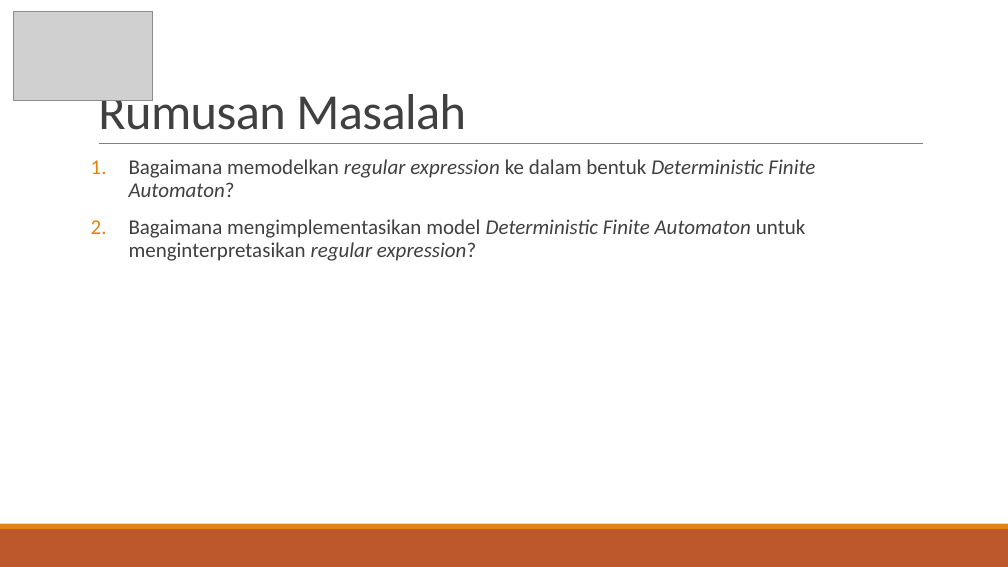
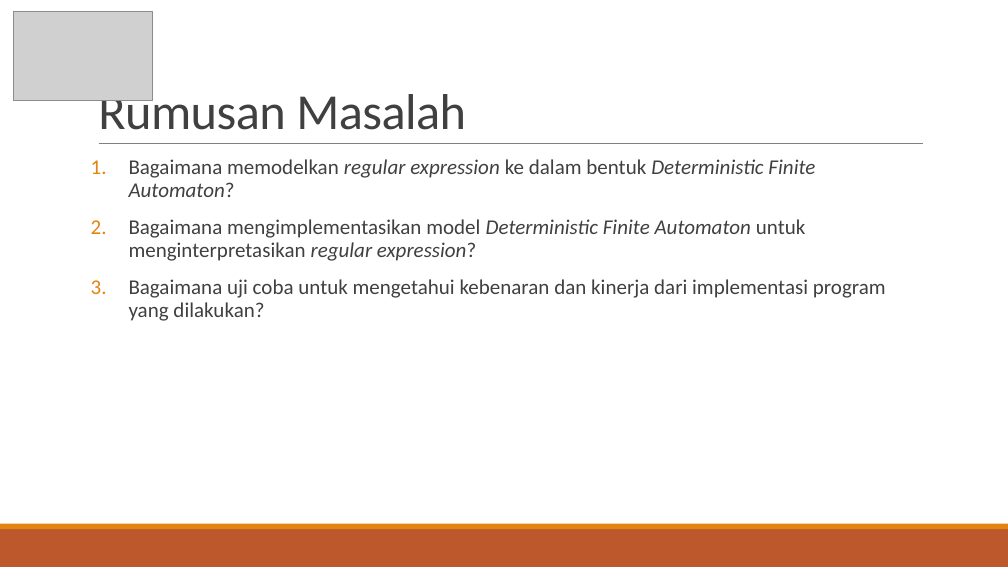
Before and after one commit to ryusan/TA-CTSTRING, a slide deck: slide 6 of 5111100079 Presentasi.pptx. Drawn at 1008x567 pixels with LibreOffice and Linux fonts; fonts in the diff are those of the drawing; grey boxes stand for pictures. Boxes give left, top, right and bottom in pixels: in the first picture for what was removed or moved away, otherwise in the second. Text is boxed around its words. In the diff, an @@ line names an element or a change of style, - is before the commit and + after.

```diff
--- a/5111100079 Presentasi.pptx
+++ b/5111100079 Presentasi.pptx
@@ text at <box>129,279,886,321</box>: paragraph added @@
+3. Bagaimana uji coba untuk mengetahui kebenaran dan kinerja dari implementasi program yang dilakukan?
```
Also in this commit, not shown: 43 other slides changed, 3 slides added, 2 slides removed, 51 other files.
